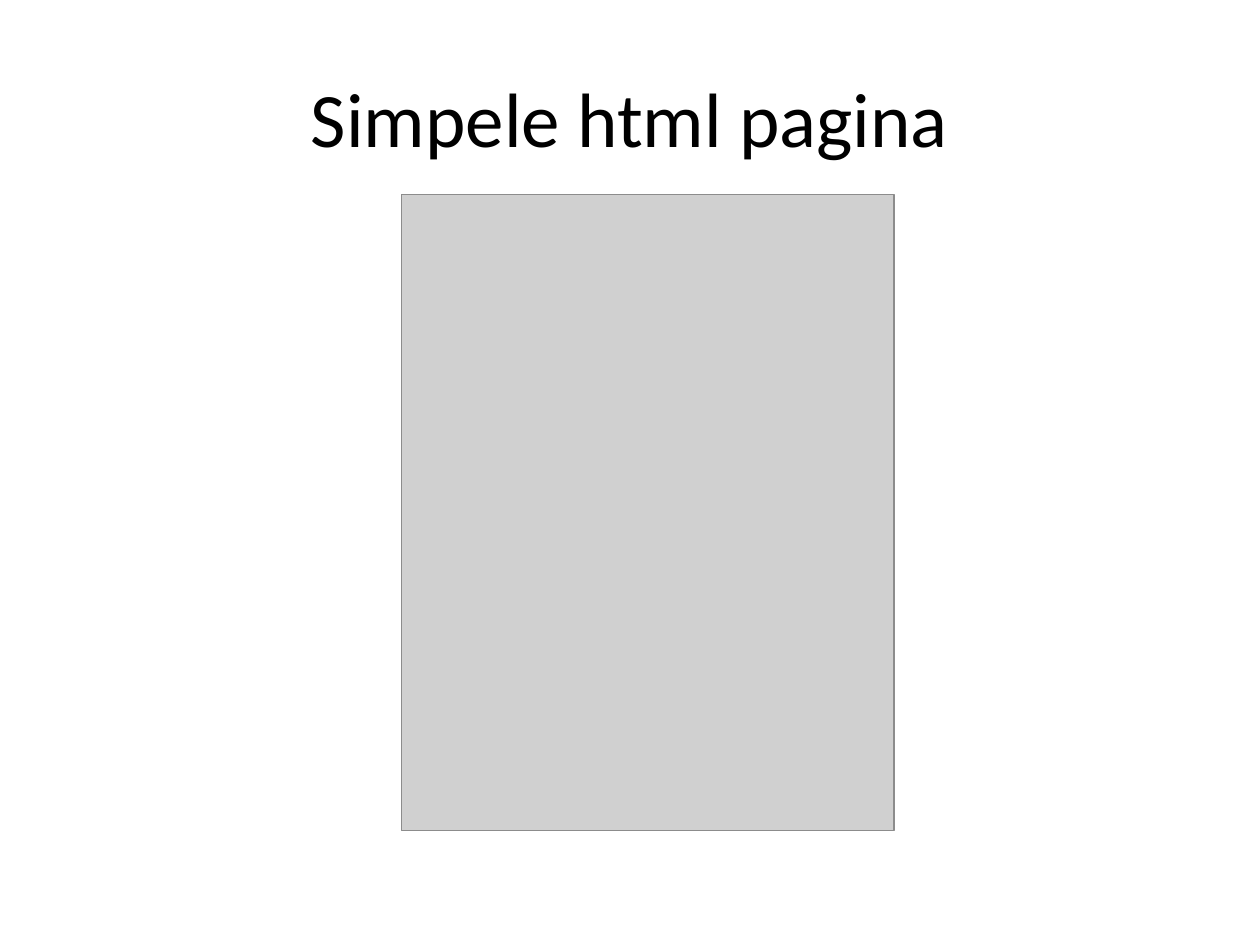
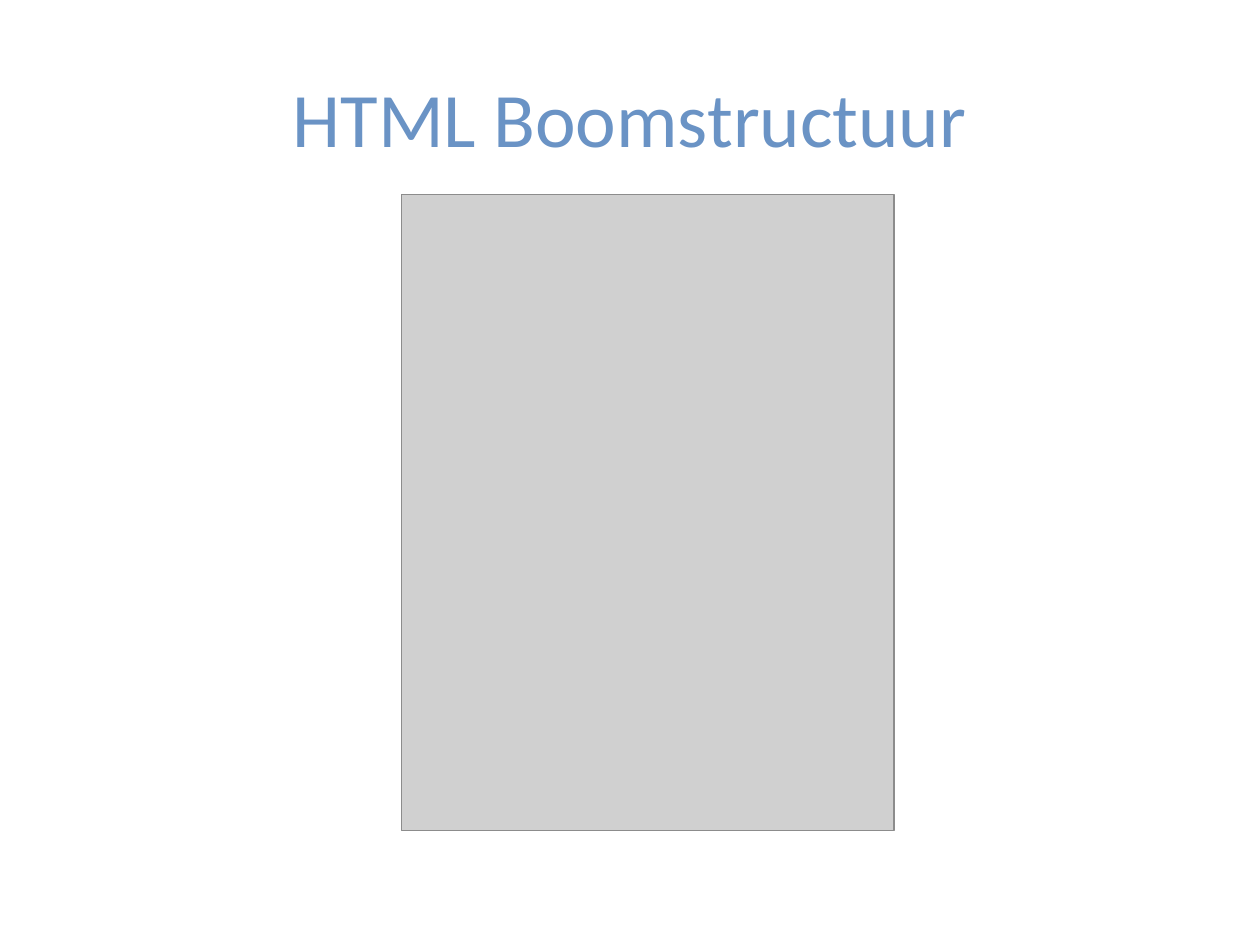
Before and after one commit to Belitili/Workshop-IntroHTML-CSS, a slide deck: slide 8 of Workshop werkdocumenten/Intro HTML en CSS.pptx (slide 7 before the commit). Drawn at 1260x945 pixels with LibreOffice and Linux fonts; fonts in the diff are those of the drawing; grey boxes stand for pictures. Boxes give left, top, right and bottom in pixels: in the first picture for what was removed or moved away, otherwise in the second. Text is boxed around its words. In the diff, an @@ line names an element or a change of style, - is before the commit and + after.

Commit message:
ppt: intro added, added some style, js removed, fixed spelling, minor content changes

```diff
--- a/Workshop werkdocumenten/Intro HTML en CSS.pptx
+++ b/Workshop werkdocumenten/Intro HTML en CSS.pptx
@@ title at box(293, 97, 966, 148): text changed; text colour #000000 to #6A93C5 @@
-Simpele html pagina
+HTML Boomstructuur
```
Also in this commit, not shown: 21 other slides changed, 1 slide added, 2 slides removed, 2 other files.
